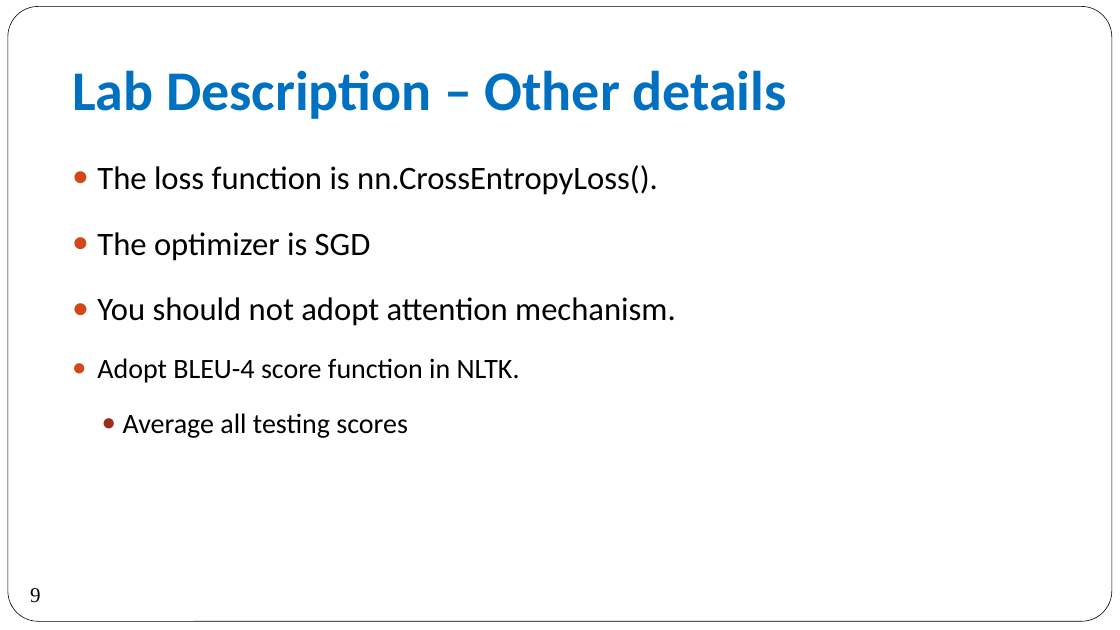
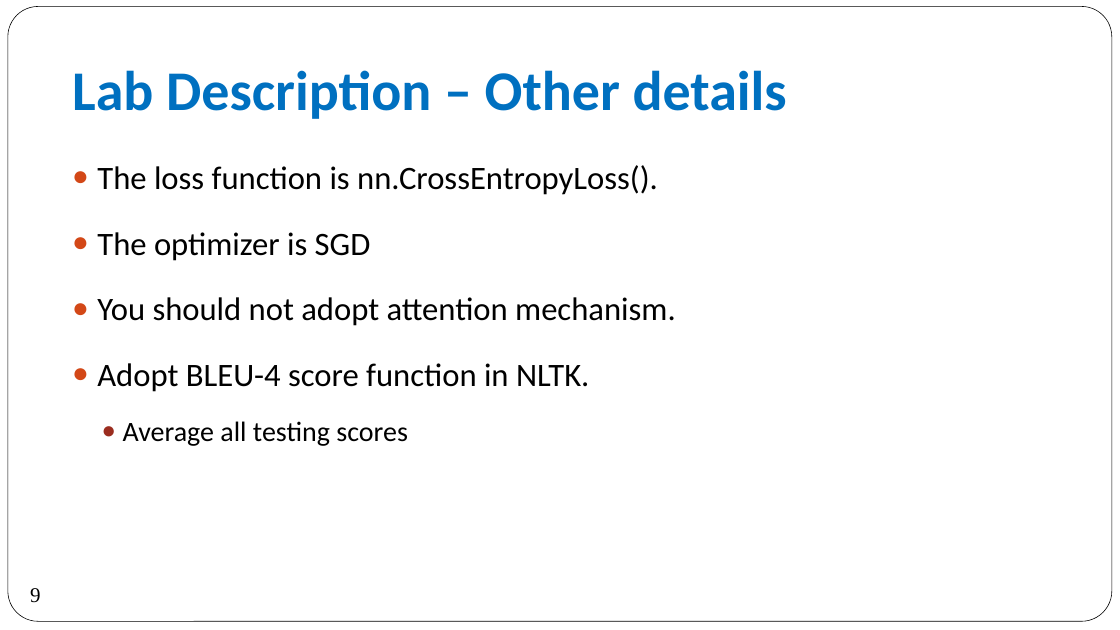
Before and after one commit to 2021-DL-Training-Program/Lab2-Sequence-to-Sequence-Recurrent-Neural-Network, a slide deck: slide 9 of Lab2-Sequence-to-Sequence Recurrent Neural Network.pptx. Drawn at 1120x630 pixels with LibreOffice and Linux fonts; fonts in the diff are those of the drawing. Boxes give left, top, right and bottom in pixels: in the first picture for what was removed or moved away, otherwise in the second. Text is boxed around its words. In the diff, an @@ line names an element or a change of style, - is before the commit and + after.

```diff
--- a/Lab2-Sequence-to-Sequence Recurrent Neural Network.pptx
+++ b/Lab2-Sequence-to-Sequence Recurrent Neural Network.pptx
@@ text at <box>97,363,589,392</box>: size 24 to 28 pt in "Adopt BLEU-4 score function in NLTK." @@
```
Also in this commit, not shown: 1 other slide changed.
